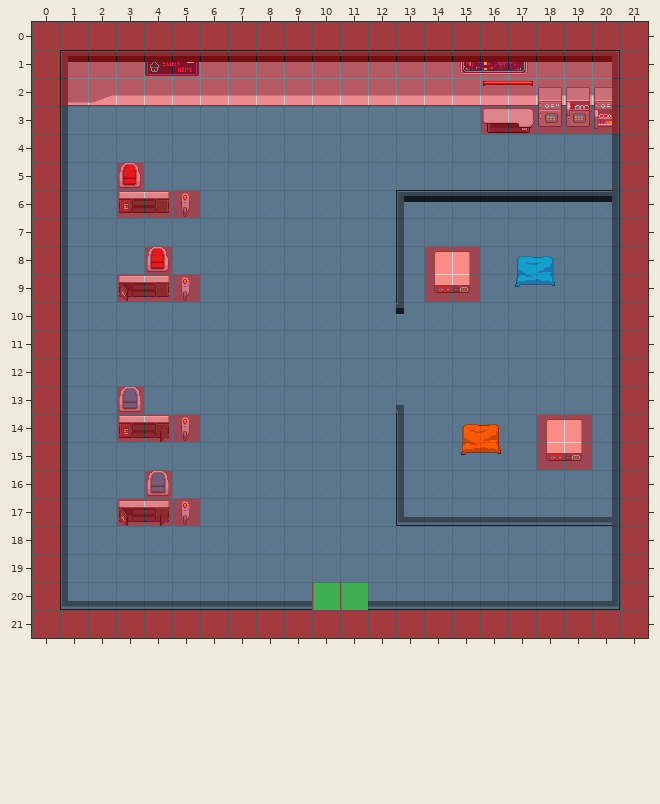
Two states of a Tiled map, Project2/Project2/Output/Assets/Maps/Map/MapaInterior2Bueno.tmx. The picture above was drawn from the file before the commit.
Cells are 32x32 px. Shown: x 0..21, y 0..21.
After:
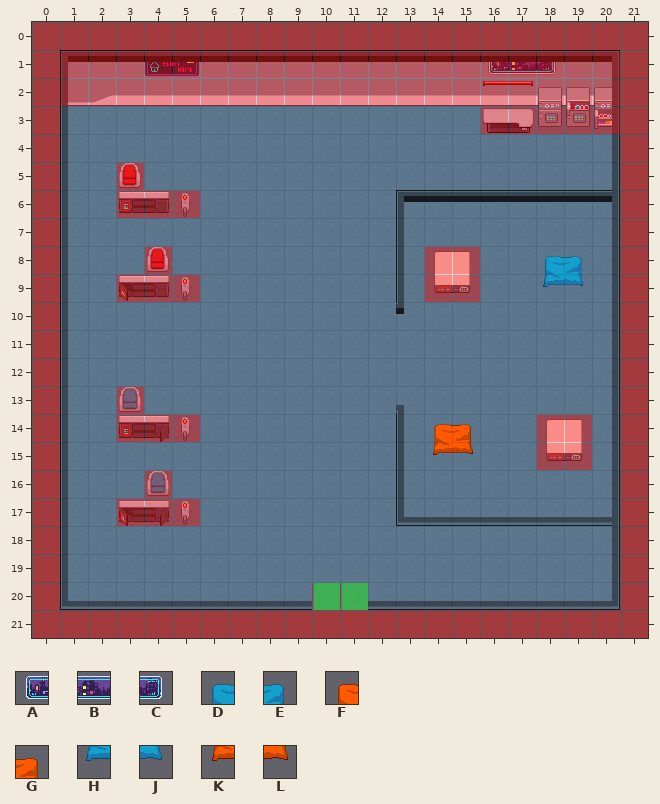
Key: from "pixel-cyberpunk-interior": A 60, B 61, C 62, D 197, E 198, F 199, G 200, H 218, J 219, K 220, L 221.
_ is an empty cell.
Message: Por favor que funcione ya
The exact change:
{"where": "layer \"Pared2\""}
{"y":1,"x":16,"old":"___","new":"ABC"}
{"where": "layer \"Props\""}
{"y":1,"x":15,"old":"ABC","new":"___"}
{"y":8,"x":17,"old":"DE_","new":"_DE"}
{"y":9,"x":17,"old":"HJ_","new":"_HJ"}
{"y":14,"x":14,"old":"_FG","new":"FG_"}
{"y":15,"x":14,"old":"_KL","new":"KL_"}
{"label":"changed","picture_box":[460,62,556,75]}
{"label":"changed","picture_box":[515,256,583,287]}
{"label":"changed","picture_box":[433,424,501,455]}
